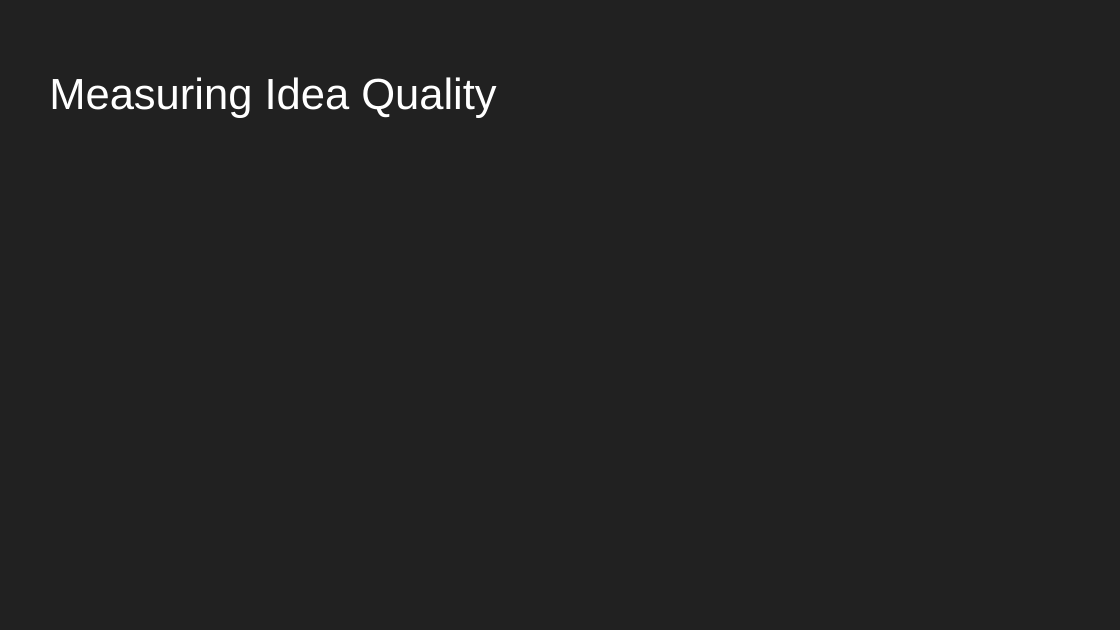
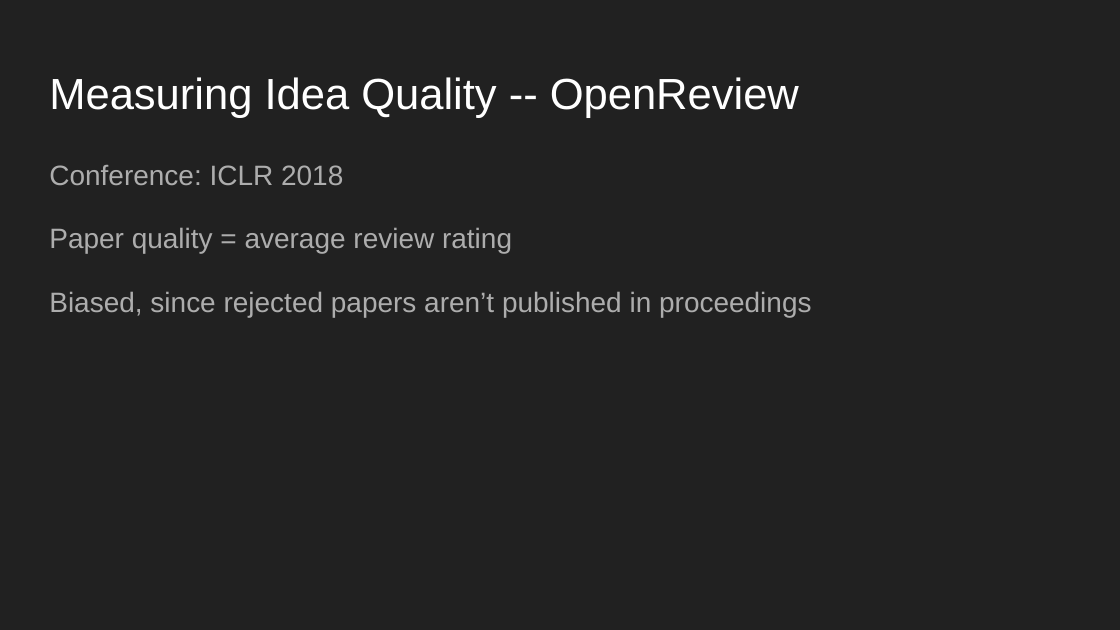
Before and after one commit to rohitmujumdar/Propagation-of-Epidemics-in-Citation-Networks, a slide deck: slide 4 of DOC/Presentation.pptx. Drawn at 1120x630 pixels with LibreOffice and Linux fonts; fonts in the diff are those of the drawing. Boxes give left, top, right and bottom in pixels: in the first picture for what was removed or moved away, otherwise in the second. Text is boxed around its words. In the diff, an @@ line names an element or a change of style, - is before the commit and + after.

```diff
--- a/DOC/Presentation.pptx
+++ b/DOC/Presentation.pptx
@@ title at (x1=49, y1=77, x2=799, y2=118): text changed @@
-Measuring Idea Quality
+Measuring Idea Quality -- OpenReview
@@ text added at (x1=49, y1=165, x2=811, y2=317), 18 pt, text #ADADAD @@
+Conference: ICLR 2018
+Paper quality = average review rating
+Biased, since rejected papers aren’t published in proceedings
```
Also in this commit, not shown: 3 other slides changed, 9 slides added, 1 slide removed, 1 other file.
